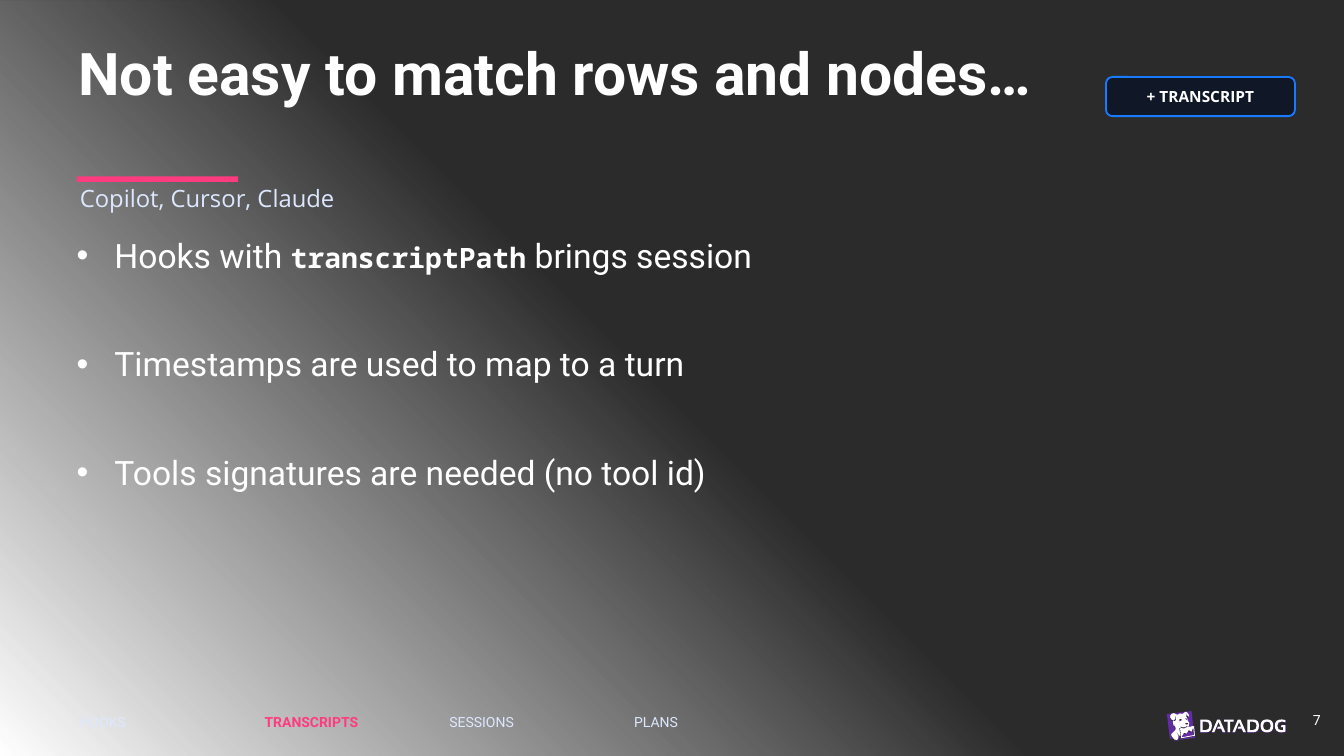
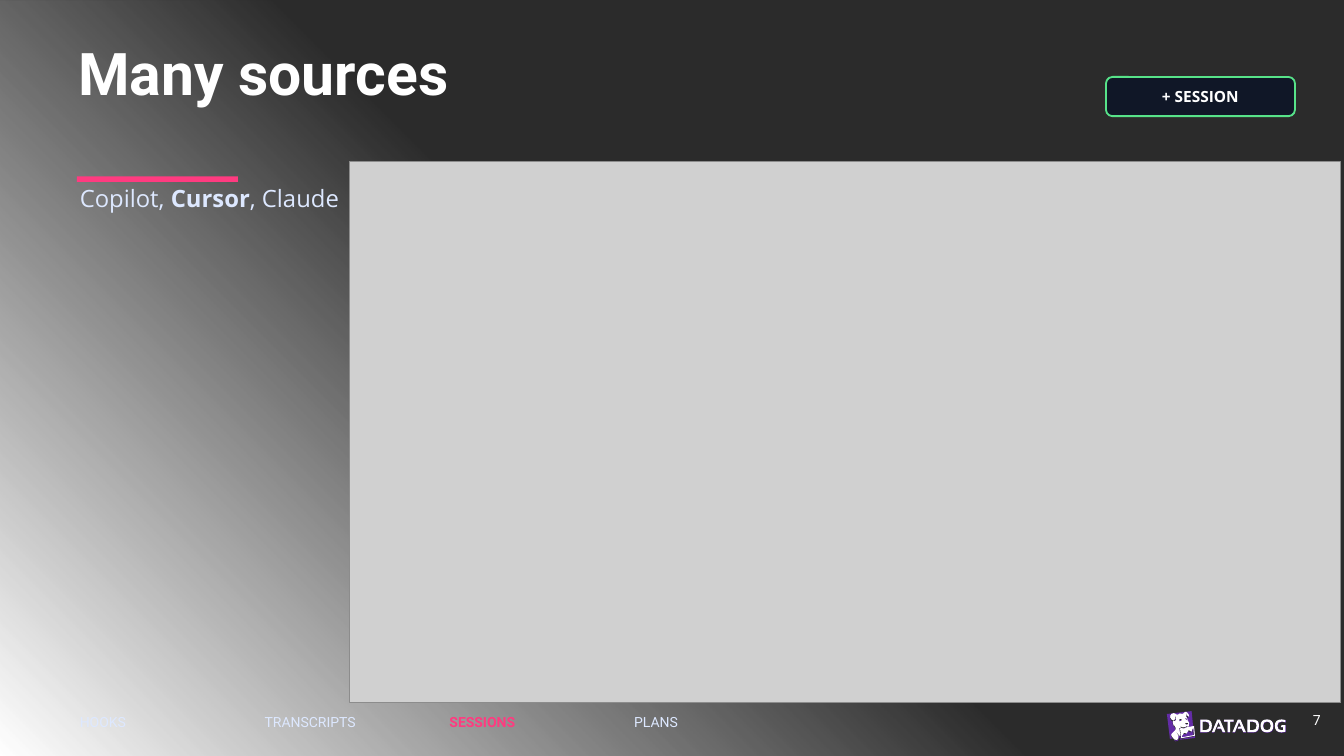
Before and after one commit to chrisnas/TechoramaNetherland2026, a slide deck: slide 23 of Harness Spy/Slides/HarnessSpy.pptx (slide 22 before the commit). Drawn at 1344x756 pixels with LibreOffice and Linux fonts; fonts in the diff are those of the drawing; grey boxes stand for pictures; background and template pictures are left out; a plain dark background stands for a picture behind light text. Boxes give left, top, right and bottom in pixels: in the first picture for what was removed or moved away, otherwise in the second. Text is boxed around its words. In the diff, an @@ line names an element or a change of style, - is before the commit and + after.

```diff
--- a/Harness Spy/Slides/HarnessSpy.pptx
+++ b/Harness Spy/Slides/HarnessSpy.pptx
@@ text at (78,53,449,108): text changed @@
-Not easy to match rows and nodes…
+Many sources
@@ rounded rectangle "+ SESSION" at (1106,77,1296,116): outline #187BFF 1.3 pt to #57E389 1.3 pt @@
@@ text in rounded rectangle at (1175,91,1239,102): text changed @@
-+ TRANSCRIPT
++ SESSION
@@ picture added at (350,162,1341,704) @@
@@ text "Copilot, Cursor, Claude" at (80,189,339,213): bold on in "Cursor," @@
@@ subtitle removed at (114,242,752,493) @@
-• Hooks with transcriptPath brings session
-• Timestamps are used to map to a turn
-• Tools signatures are needed (no tool id)
@@ text "TRANSCRIPTS" at (265,717,356,727): text colour #FF3B80 to #DDE8FF, bold off @@
@@ text "SESSIONS" at (449,717,515,727): text colour #DDE8FF to #FF3B80, bold on @@
```
Also in this commit, not shown: 3 other slides changed, 6 slides added, 13 slides removed.
